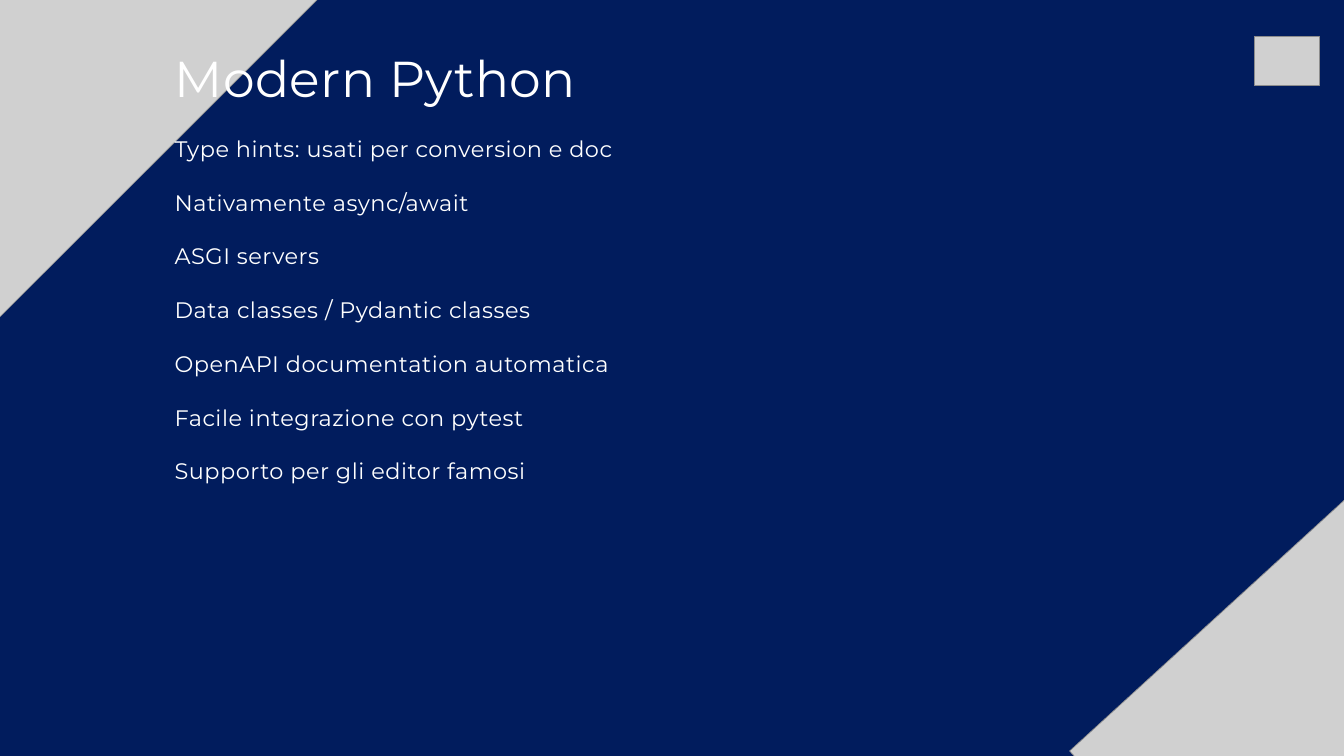
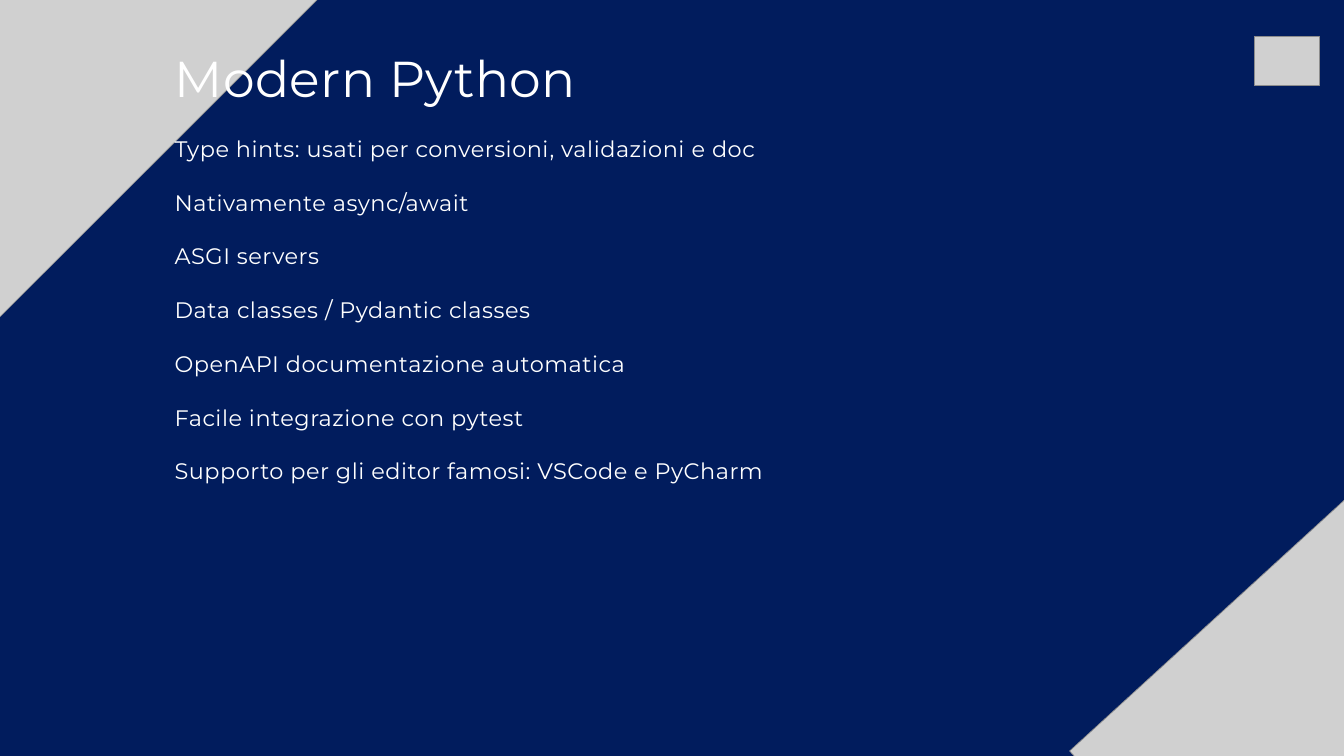
Before and after one commit to Burlesco70/CorsoFastAPI, a slide deck: slide 3 of materiale_raw/FastAPI-PBG.pptx. Drawn at 1344x756 pixels with LibreOffice and Linux fonts; fonts in the diff are those of the drawing; grey boxes stand for pictures. Boxes give left, top, right and bottom in pixels: in the first picture for what was removed or moved away, otherwise in the second. Text is boxed around its words. In the diff, an @@ line names an element or a change of style, - is before the commit and + after.

```diff
--- a/materiale_raw/FastAPI-PBG.pptx
+++ b/materiale_raw/FastAPI-PBG.pptx
@@ text at [175,136,755,162]: text changed @@
-Type hints: usati per conversion e doc
+Type hints: usati per conversioni, validazioni e doc
@@ text at [175,355,625,377]: text changed @@
-OpenAPI documentation automatica
+OpenAPI documentazione automatica
@@ text at [175,462,763,484]: text changed @@
-Supporto per gli editor famosi
+Supporto per gli editor famosi: VSCode e PyCharm
```
Also in this commit, not shown: 2 other slides changed, 1 other file.
